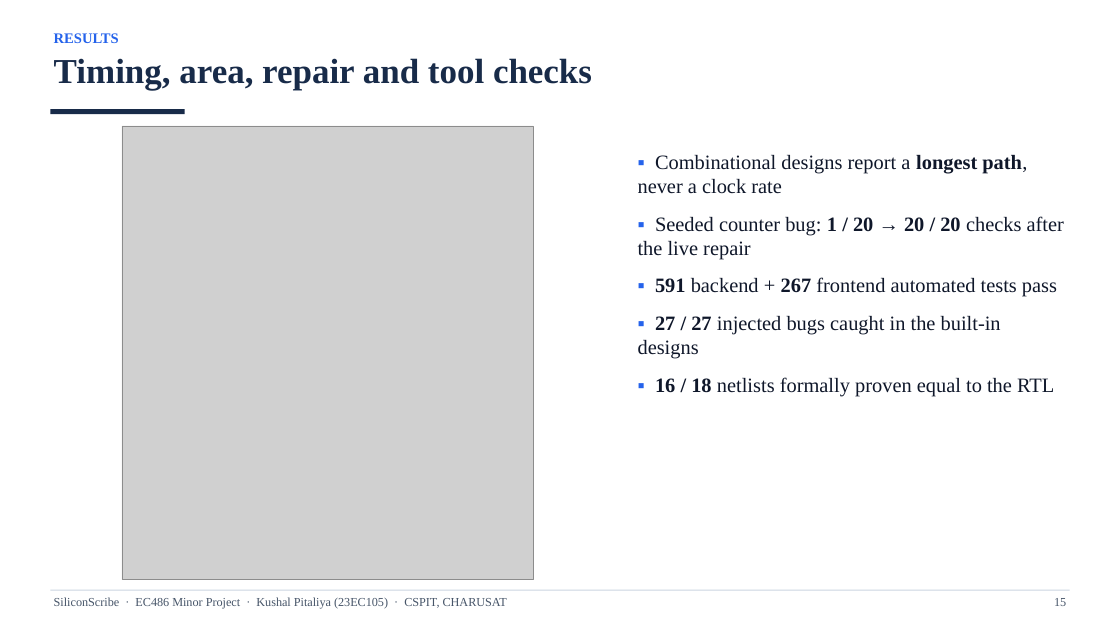
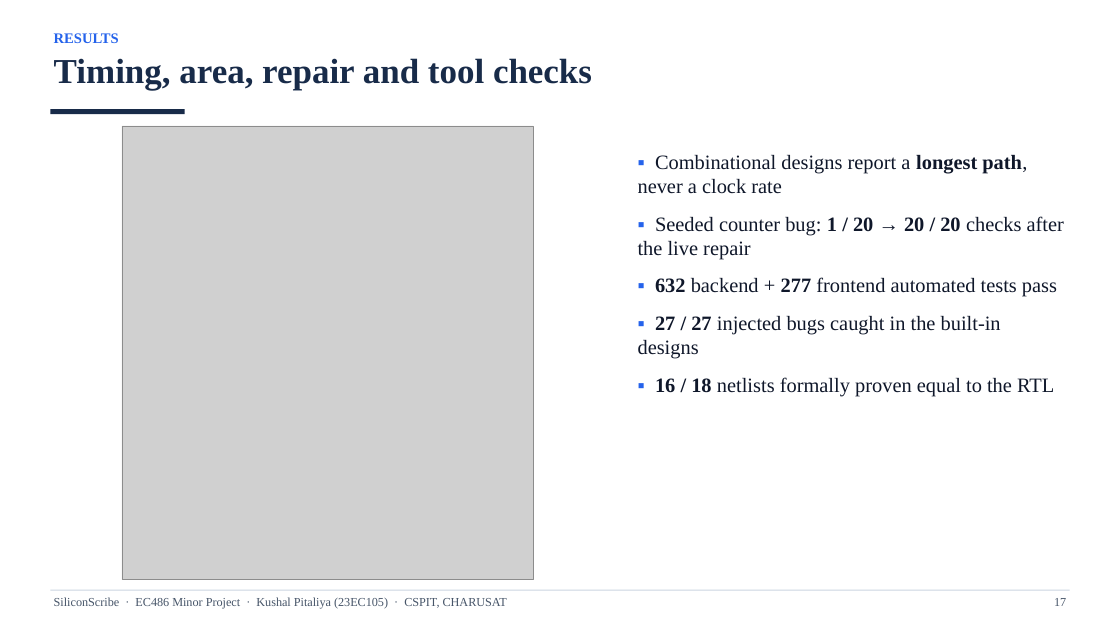
Before and after one commit to k-pitaliya/siliconscribe, a slide deck: slide 17 of docs/23EC105_Kushal_Pitaliya_SiliconScribe_Viva_Presentation.pptx (slide 15 before the commit). Drawn at 1120x630 pixels with LibreOffice and Linux fonts; fonts in the diff are those of the drawing; grey boxes stand for pictures. Boxes give left, top, right and bottom in pixels: in the first picture for what was removed or moved away, otherwise in the second. Text is boxed around its words. In the diff, an @@ line names an element or a change of style, - is before the commit and + after.

```diff
--- a/docs/23EC105_Kushal_Pitaliya_SiliconScribe_Viva_Presentation.pptx
+++ b/docs/23EC105_Kushal_Pitaliya_SiliconScribe_Viva_Presentation.pptx
@@ text at box(655, 277, 1057, 297): text changed @@
-▪ 591 backend + 267 frontend automated tests pass
+▪ 632 backend + 277 frontend automated tests pass
@@ text at box(1054, 598, 1066, 606): text changed @@
-15
+17
```
Also in this commit, not shown: 6 other slides changed, 2 slides added, 34 other files.
